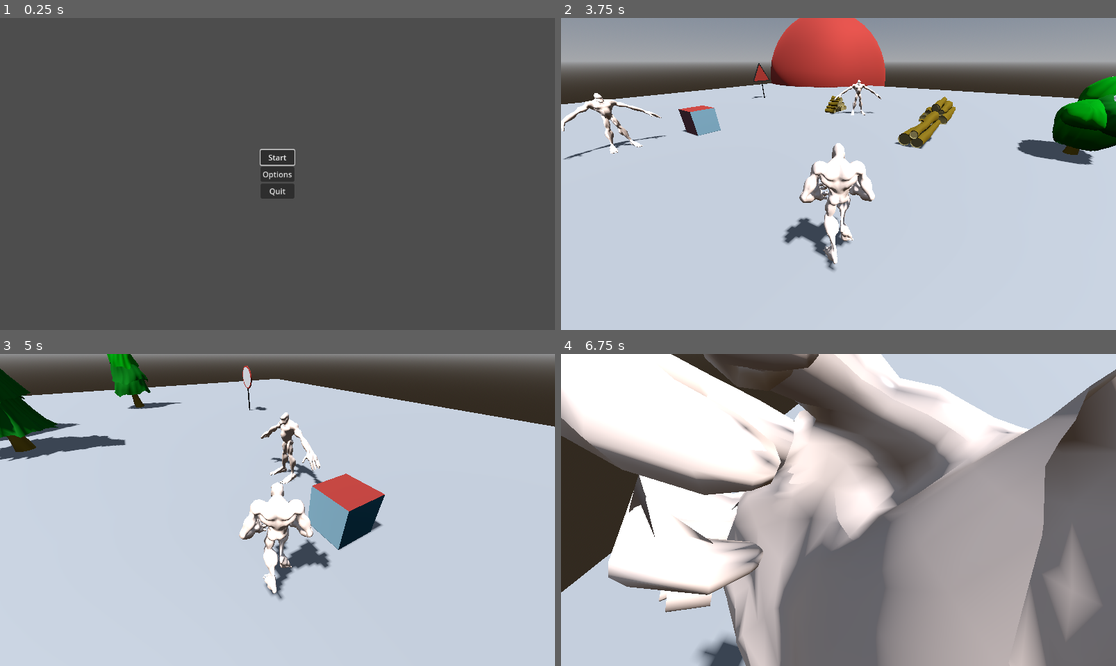
Above: before the commit, frames 1-4 (two rows, left to right).
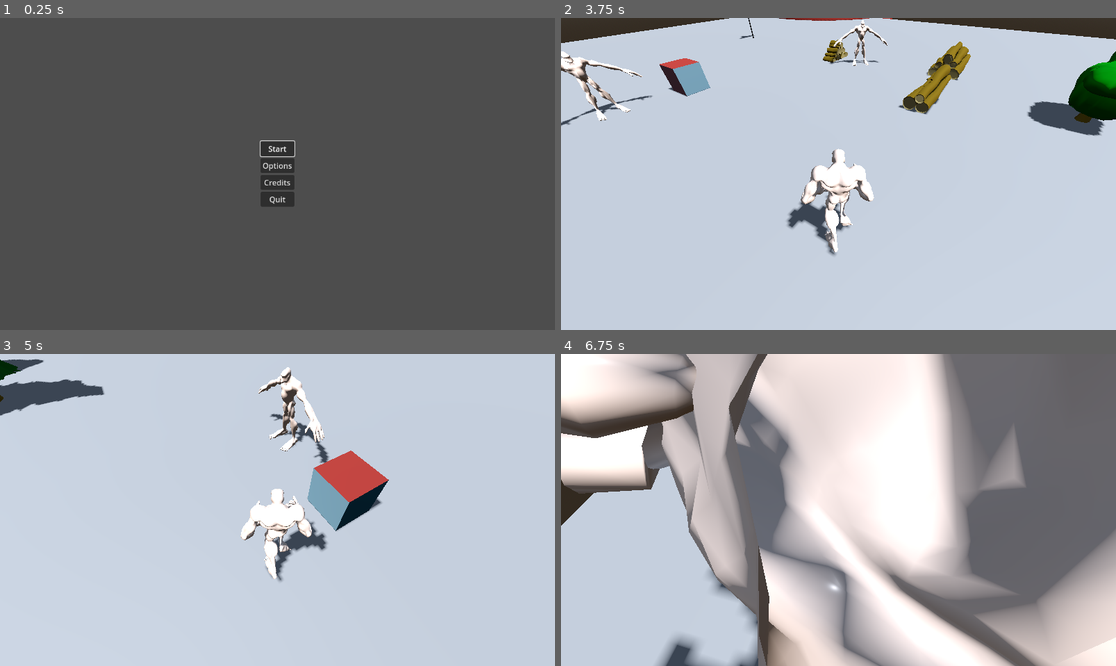
Above: after the commit, the same moments.

Repository: notme84/WildJam76
Game: Godot game, scene res://Scenes/main_menu.tscn
Two runs of this game, one before a commit and one after it. Both use one fixed random seed, a clock stepped at 60 frames per second and the inputs below.
Inputs (mouse positions are in pixels of both pictures, inside the frame that each line leads up to):
- Up to frame 1 (0.25 s): no input
- Up to frame 2 (3.75 s): click "Options" at 0.5 s; click (838, 183) at 1.25 s, where only the run after the commit has a clickable "Credits"; click "BACK" at 2 s; click "Start" at 2.75 s; tap Enter at 3.5 s; move the mouse to (866, 174) at 3.52 s; hold W (move_up) from 3.53 s (still down); hold C (camera_mode) from 3.53 s (still down)
- Up to frame 3 (5 s): keep holding W (move_up); move the mouse to (249, 510) at 4.27 s; release C (camera_mode) at 4.28 s; click (249, 510) at 4.35 s
- Up to frame 4 (6.75 s): keep holding W (move_up); move the mouse to (849, 503) at 5.02 s; hold E (melee) 5.03-5.78 s; move the mouse to (832, 516) at 5.77 s; right-click (832, 516) at 5.85 s; move the mouse to (877, 513) at 6.52 s; hold C (camera_mode) from 6.53 s (still down)

The runs differ from the first frame. In frame 1, 0.6% of the frame differs, in the area x 46-54%, y 39-61%; in frame 2, 31%; in frame 3, 22%; in frame 4, 78%, in the area x 0-100%, y 0-100%.

Commit message:
added credits scene, main menu refactor

Diff:
--- /dev/null
+++ b/Scenes/UI/credits.gd
@@ -0,0 +1,17 @@
+extends CanvasLayer
+
+signal closing
+
+
+func _ready():
+	%BackButton.pressed.connect(on_quit)
+
+
+func _input(event: InputEvent):
+	if event.is_action_pressed("ui_cancel") || event.is_action_pressed("back"):
+		on_quit()
+
+
+func on_quit():
+	closing.emit()
+	queue_free()
--- /dev/null
+++ b/Scenes/UI/credits.tscn
@@ -0,0 +1,59 @@
+[gd_scene load_steps=2 format=3 uid="uid://b61aeom5sa1e6"]
+
+[ext_resource type="Script" path="res://Scenes/UI/credits.gd" id="1_n7r2b"]
+
+[node name="Credits" type="CanvasLayer"]
+script = ExtResource("1_n7r2b")
+
+[node name="ColorRect" type="ColorRect" parent="."]
+anchors_preset = 15
+anchor_right = 1.0
+anchor_bottom = 1.0
+grow_horizontal = 2
+grow_vertical = 2
+color = Color(0, 0, 0, 1)
+
+[node name="BackButton" type="Button" parent="."]
+unique_name_in_owner = true
+offset_left = 71.0
+offset_top = 567.0
+offset_right = 135.0
+offset_bottom = 598.0
+text = "Back"
+
+[node name="VBoxContainer" type="VBoxContainer" parent="."]
+anchors_preset = 8
+anchor_left = 0.5
+anchor_top = 0.5
+anchor_right = 0.5
+anchor_bottom = 0.5
+offset_left = -32.0
+offset_top = -96.5
+offset_right = 32.0
+offset_bottom = 96.5
+grow_horizontal = 2
+grow_vertical = 2
+
+[node name="Label" type="Label" parent="VBoxContainer"]
+layout_mode = 2
+text = "CREDITS"
+
+[node name="Label2" type="Label" parent="VBoxContainer"]
+layout_mode = 2
+text = "name"
+
+[node name="Label3" type="Label" parent="VBoxContainer"]
+layout_mode = 2
+text = "name"
+
+[node name="Label4" type="Label" parent="VBoxContainer"]
+layout_mode = 2
+text = "name"
+
+[node name="Label5" type="Label" parent="VBoxContainer"]
+layout_mode = 2
+text = "name"
+
+[node name="Label6" type="Label" parent="VBoxContainer"]
+layout_mode = 2
+text = "name"
--- a/Scenes/main_menu.gd
+++ b/Scenes/main_menu.gd
@@ -2,11 +2,13 @@
 
 @export var game_scene: PackedScene
 @export var options_scene: PackedScene
+@export var credits_scene: PackedScene
 
 
 func _ready():
 	%StartButton.pressed.connect(on_start)
-	%OptionsButton.pressed.connect(on_options_pressed)
+	%OptionsButton.pressed.connect(open_submenu.bind(options_scene, %OptionsButton))
+	%CreditsButton.pressed.connect(open_submenu.bind(credits_scene, %CreditsButton))
 	%QuitButton.pressed.connect(on_quit)
 
 	%StartButton.grab_focus()
@@ -16,14 +18,24 @@
 	get_tree().change_scene_to_packed(game_scene)
 
 
-func on_options_pressed():
-	var options = options_scene.instantiate()
-	add_child(options)
-	options.closing.connect(on_options_closed)
+func open_submenu(scene: PackedScene, button: Button):
+	var submenu = scene.instantiate()
+	add_child(submenu)
+	submenu.closing.connect(focus_on_button.bind(button))
 
 
-func on_options_closed():
-	%OptionsButton.grab_focus()
+func focus_on_button(button: Button):
+	button.grab_focus()
+
+
+#func on_options_pressed():
+	#var options = options_scene.instantiate()
+	#add_child(options)
+	#options.closing.connect(on_options_closed)
+#
+#
+#func on_options_closed():
+	#%OptionsButton.grab_focus()
 
 
 func on_quit():
--- a/Scenes/main_menu.tscn
+++ b/Scenes/main_menu.tscn
@@ -1,13 +1,15 @@
-[gd_scene load_steps=4 format=3 uid="uid://dnvmotsey50ri"]
+[gd_scene load_steps=5 format=3 uid="uid://dnvmotsey50ri"]
 
 [ext_resource type="Script" path="res://Scenes/main_menu.gd" id="1_rf04i"]
 [ext_resource type="PackedScene" uid="uid://0s2vyyh3ffjx" path="res://MarkStuffTemp/main_game.tscn" id="2_pgut8"]
 [ext_resource type="PackedScene" uid="uid://clb13xng636qw" path="res://Scenes/UI/options_menu.tscn" id="3_5ugac"]
+[ext_resource type="PackedScene" uid="uid://b61aeom5sa1e6" path="res://Scenes/UI/credits.tscn" id="4_q0t45"]
 
 [node name="MainMenu" type="Node"]
 script = ExtResource("1_rf04i")
 game_scene = ExtResource("2_pgut8")
 options_scene = ExtResource("3_5ugac")
+credits_scene = ExtResource("4_q0t45")
 
 [node name="CanvasLayer" type="CanvasLayer" parent="."]
 
@@ -34,6 +36,11 @@
 layout_mode = 2
 text = "Options"
 
+[node name="CreditsButton" type="Button" parent="CanvasLayer/VBoxContainer"]
+unique_name_in_owner = true
+layout_mode = 2
+text = "Credits"
+
 [node name="QuitButton" type="Button" parent="CanvasLayer/VBoxContainer"]
 unique_name_in_owner = true
 layout_mode = 2
